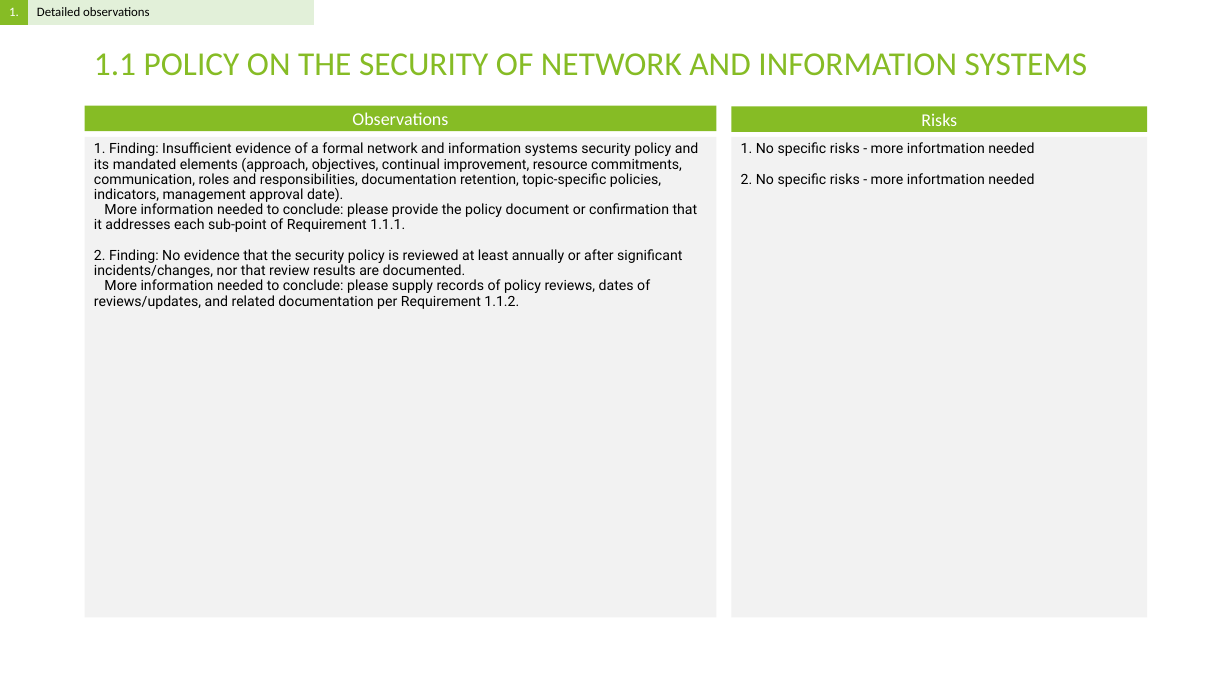
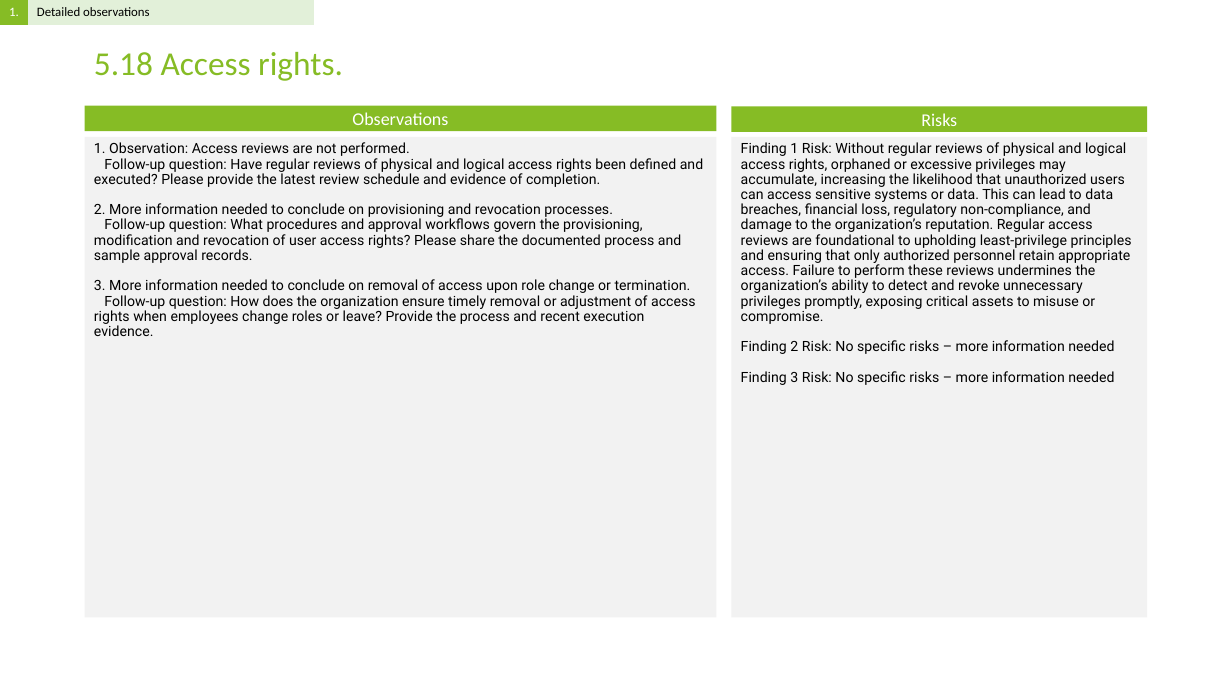
Before and after one commit to Rokas01/tprm, a slide deck: slide 9 of filename.pptx (slide 3 before the commit). Drawn at 1232x693 pixels with LibreOffice and Linux fonts; fonts in the diff are those of the drawing. Boxes give left, top, right and bottom in pixels: in the first picture for what was removed or moved away, otherwise in the second. Text is boxed around its words. In the diff, an @@ line names an element or a change of style, - is before the commit and + after.

```diff
--- a/filename.pptx
+++ b/filename.pptx
@@ title at (94, 52, 343, 81): text changed @@
-1.1 POLICY ON THE SECURITY OF NETWORK AND INFORMATION SYSTEMS
+5.18 Access rights.
@@ text at (94, 142, 703, 336): text changed @@
-1. Finding: Insufficient evidence of a formal network and information systems security policy and its mandated elements (approach, objectives, continual improvement, resource commitments, communication, roles and responsibilities, documentation retention, topic-specific policies, indicators, management approval date).
-More information needed to conclude: please provide the policy document or confirmation that it addresses each sub-point of Requirement 1.1.1.
-2. Finding: No evidence that the security policy is reviewed at least annually or after significant incidents/changes, nor that review results are documented.
-More information needed to conclude: please supply records of policy reviews, dates of reviews/updates, and related documentation per Requirement 1.1.2.
+1. Observation: Access reviews are not performed.
+Follow-up question: Have regular reviews of physical and logical access rights been defined and executed? Please provide the latest review schedule and evidence of completion.
+2. More information needed to conclude on provisioning and revocation processes.
+Follow-up question: What procedures and approval workflows govern the provisioning, modification and revocation of user access rights? Please share the documented process and sample approval records.
+3. More information needed to conclude on removal of access upon role change or termination.
+Follow-up question: How does the organization ensure timely removal or adjustment of access rights when employees change roles or leave? Provide the process and recent execution evidence.
@@ text at (741, 142, 1132, 385): text changed @@
-1. No specific risks - more infortmation needed
-2. No specific risks - more infortmation needed
+Finding 1 Risk: Without regular reviews of physical and logical access rights, orphaned or excessive privileges may accumulate, increasing the likelihood that unauthorized users can access sensitive systems or data. This can lead to data breaches, financial loss, regulatory non-compliance, and damage to the organization’s reputation. Regular access reviews are foundational to upholding least-privilege principles and ensuring that only authorized personnel retain appropriate access. Failure to perform these reviews undermines the organization’s ability to detect and revoke unnecessary privileges promptly, exposing critical assets to misuse or compromise.
+Finding 2 Risk: No specific risks – more information needed
+Finding 3 Risk: No specific risks – more information needed
```
Also in this commit, not shown: 4 other slides changed, 14 slides added, 1 other file.
